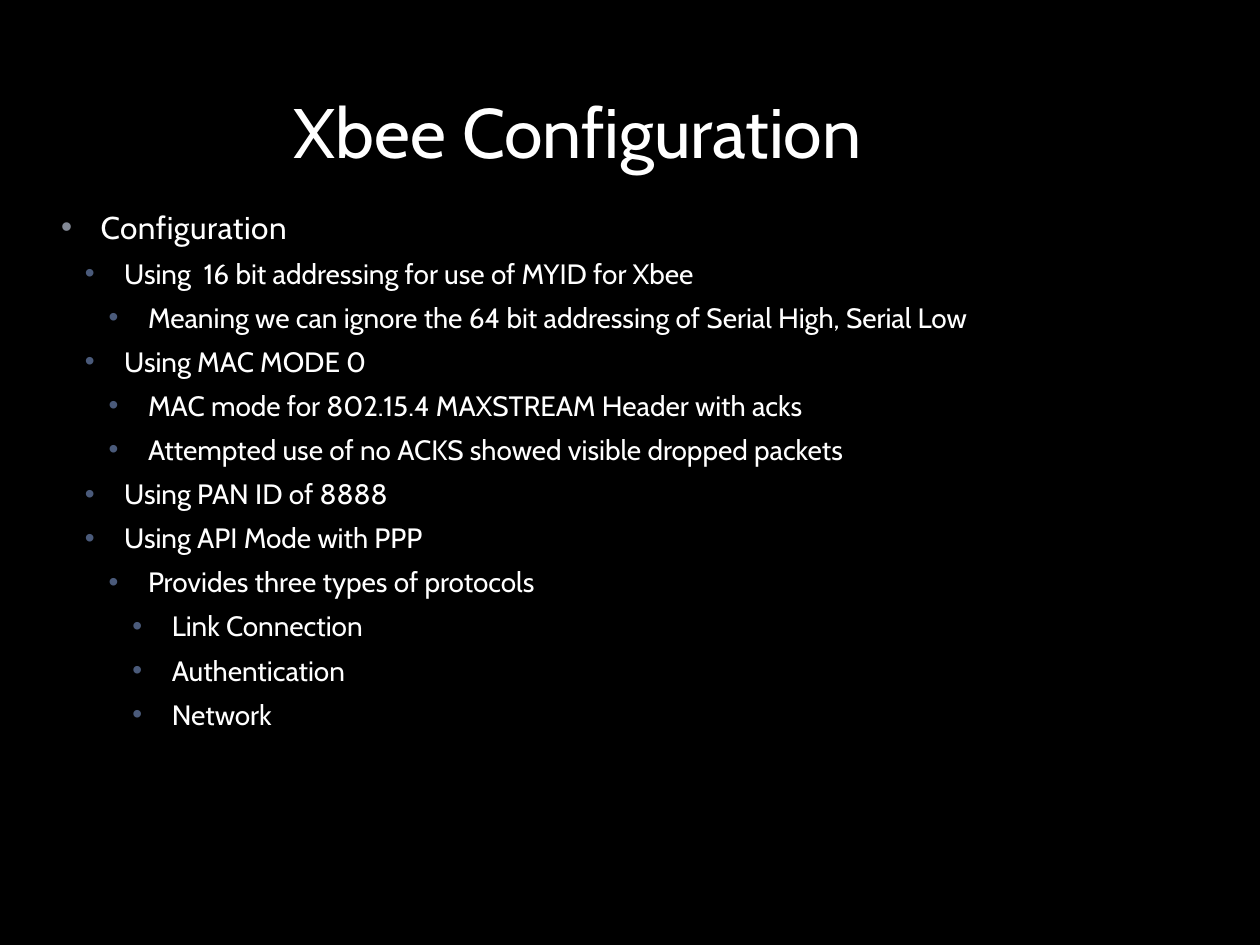
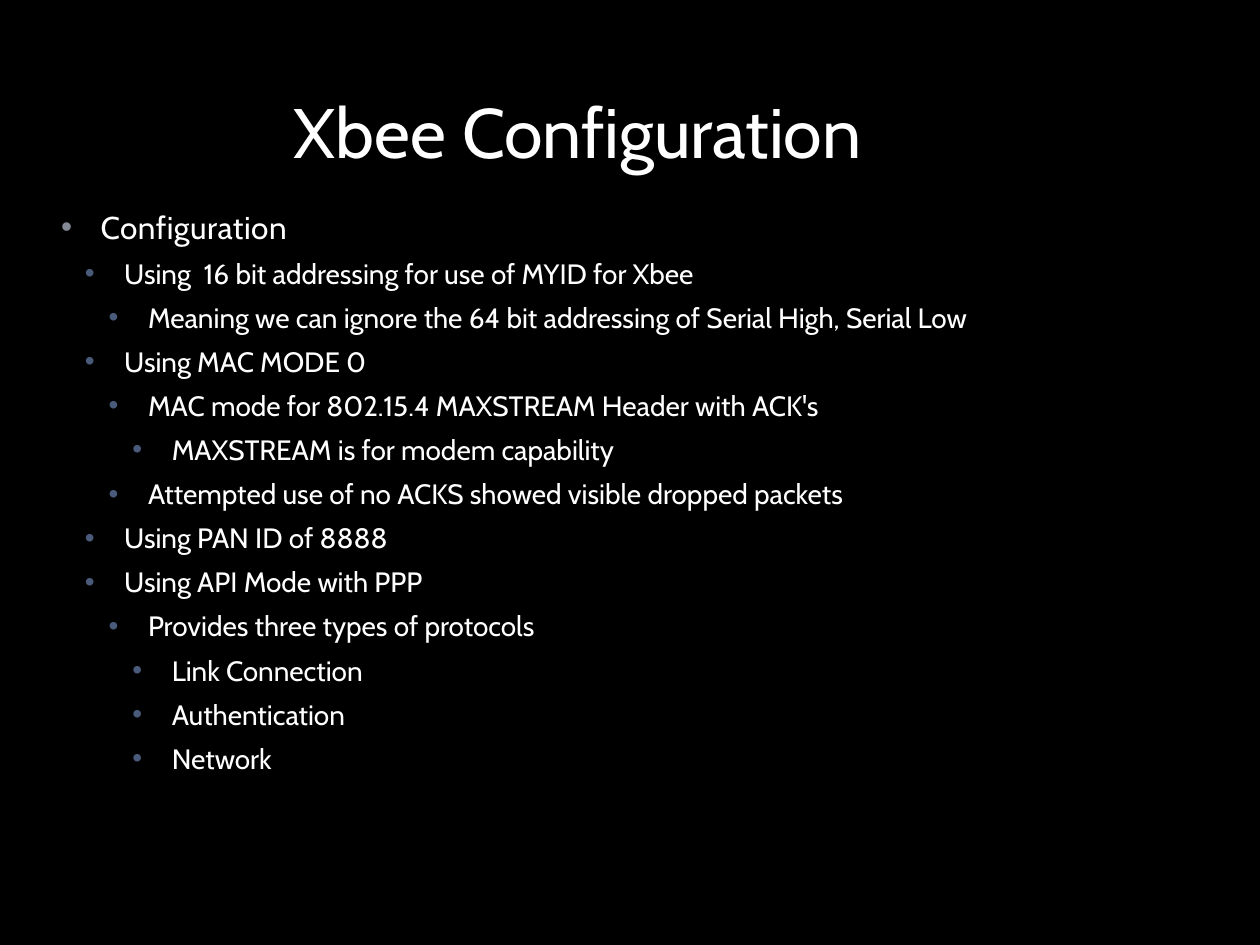
Before and after one commit to jjliang/5x5x5LEDCubeArduino, a slide deck: slide 11 of 5x5x5 LED Cube.pptx (slide 10 before the commit). Drawn at 1260x945 pixels with LibreOffice and Linux fonts; fonts in the diff are those of the drawing; background and template pictures are left out. Boxes give left, top, right and bottom in pixels: in the first picture for what was removed or moved away, otherwise in the second. Text is boxed around its words. In the diff, an @@ line names an element or a change of style, - is before the commit and + after.

```diff
--- a/5x5x5 LED Cube.pptx
+++ b/5x5x5 LED Cube.pptx
@@ text at (x1=148, y1=395, x2=819, y2=467): text changed @@
-    • MAC mode for 802.15.4 MAXSTREAM Header with acks
+    • MAC mode for 802.15.4 MAXSTREAM Header with ACK's
+      • MAXSTREAM is for modem capability
```
Also in this commit, not shown: 9 other slides changed, 3 slides added.
